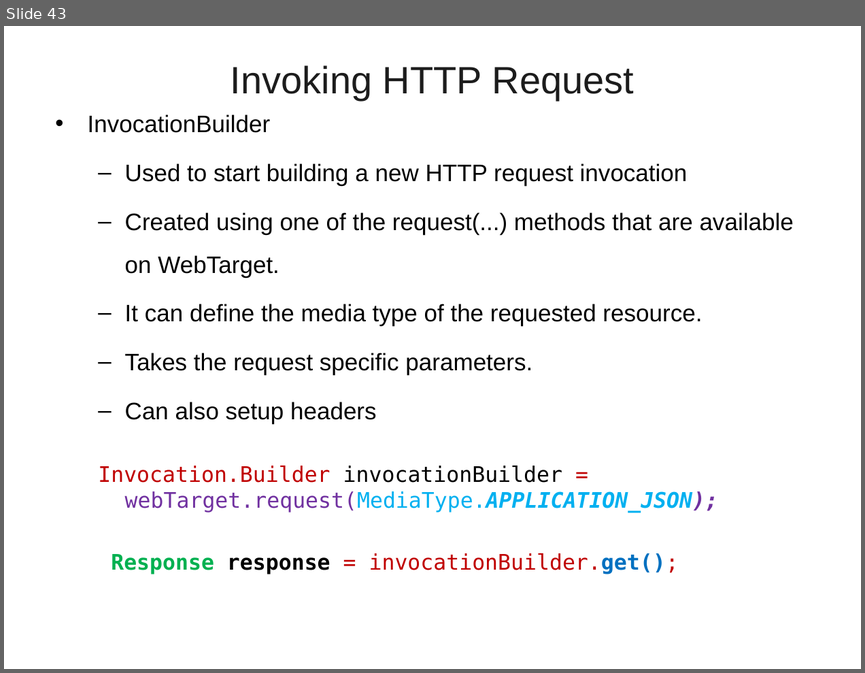
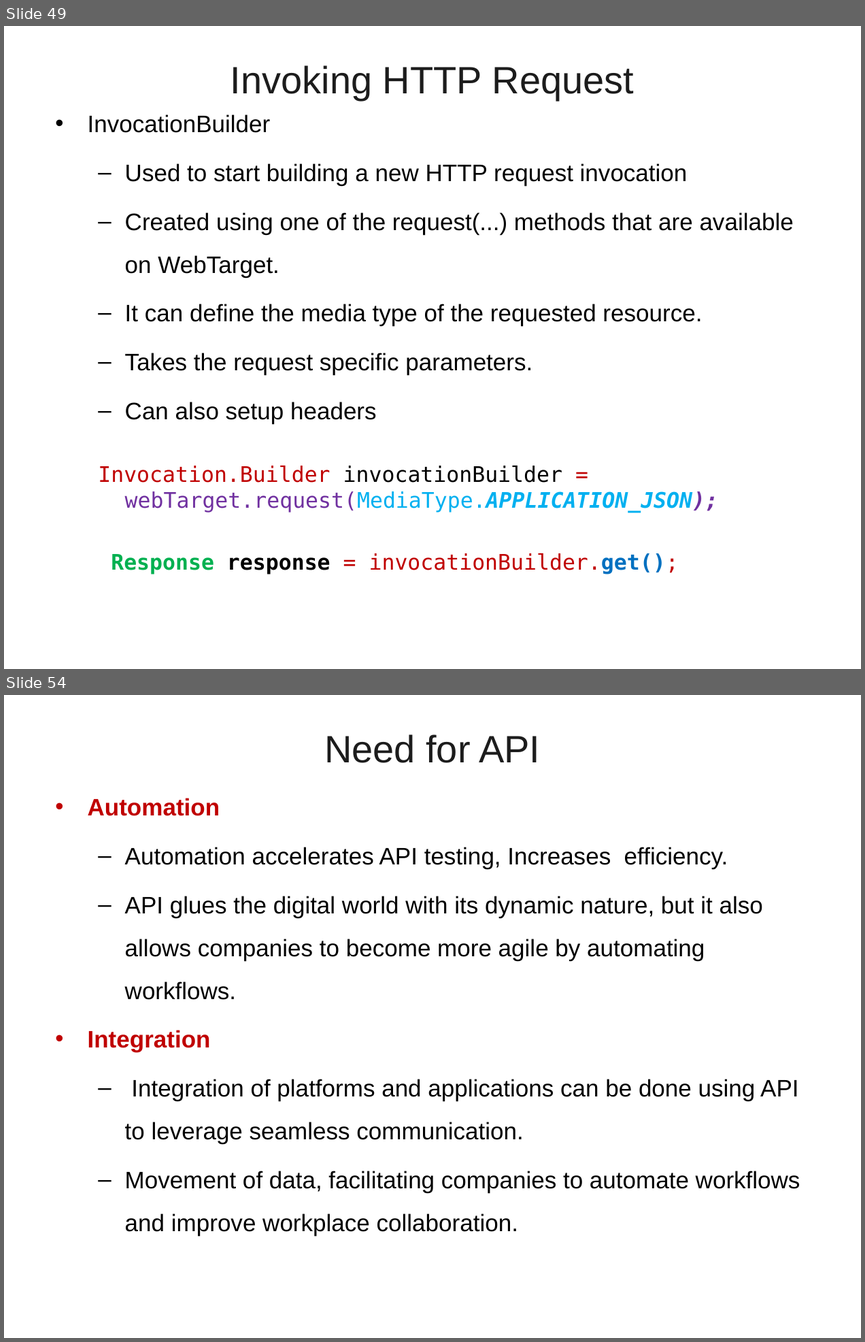
Before and after one commit to vatsanTraining/freshers_dec_2021, a slide deck: JAX_RS.ppt. Shown one above the other, each under a label of ours: slide 43 before the commit, slides 49 and 54 after it; the slides between them are not shown. The pictures are 865x673 and 865x1342 pixels, drawn with LibreOffice and Linux fonts; fonts in the diff are those of the drawing; background and template pictures are left out. Boxes give left, top, right and bottom in pixels: in the first picture for what was removed or moved away, otherwise in the second. Text is boxed around its words. In the diff, an @@ line names an element or a change of style, - is before the commit and + after.

```diff
--- a/JAX_RS.ppt
+++ b/JAX_RS.ppt
@@ slide 54 added at [4,695,861,1338], background picture (left out) @@
@@ title added at [324,734,540,763], 32 pt, text #1C1C1C @@
+Need for API
@@ text added at [88,798,800,1236], 20 pt, text #000000 @@
+• Automation
+  – Automation accelerates API testing, Increases efficiency.
+  – API glues the digital world with its dynamic nature, but it also allows companies to become more agile by automating workflows.
+• Integration
+  – Integration of platforms and applications can be done using API to leverage seamless communication.
+  – Movement of data, facilitating companies to automate workflows and improve workplace collaboration.
@@ what was slide 43 is now slide 49 @@
```
Also in this commit, not shown: 5 slides changed, 14 other slides added, 2 slides removed.
